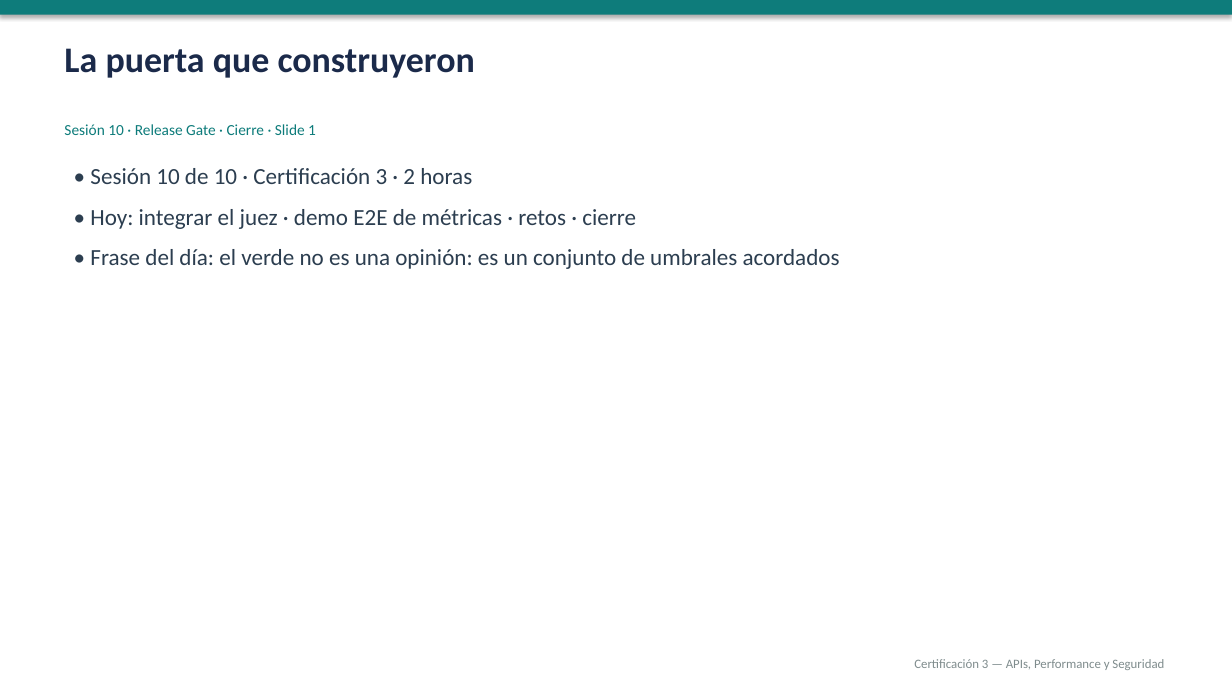
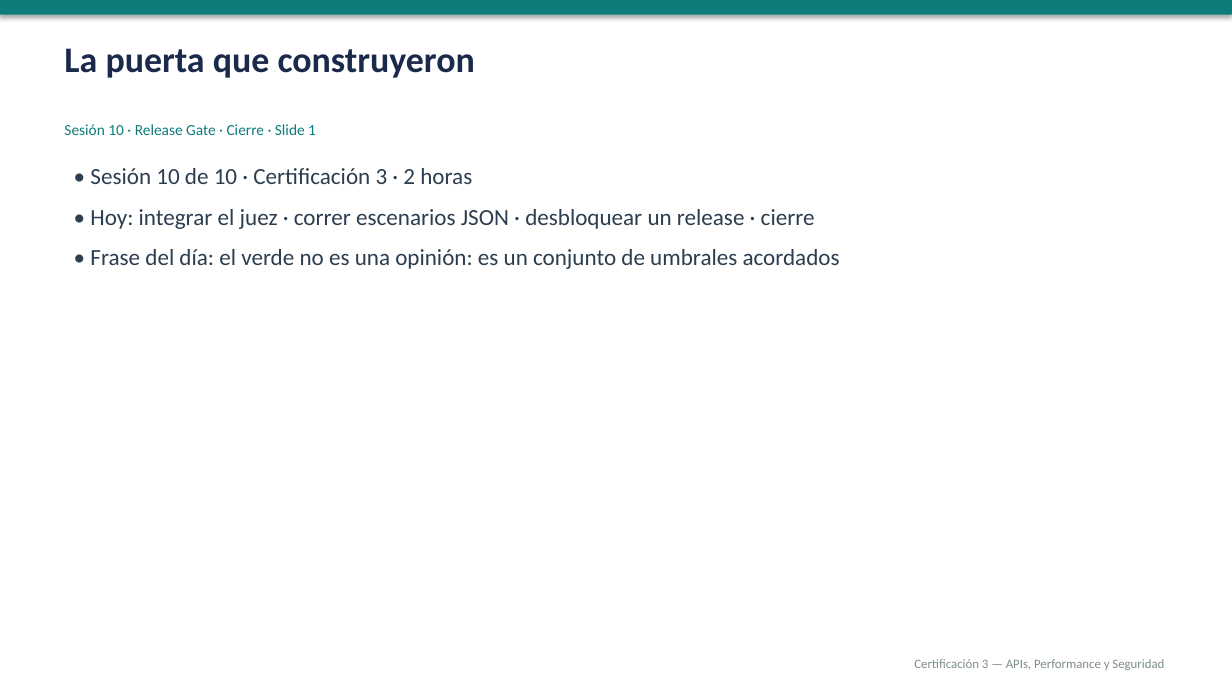
Before and after one commit to NelsonFlores1/Fork-curso_1, a slide deck: slide 1 of sesiones/sesion-10/sesion-10.pptx. Drawn at 1232x693 pixels with LibreOffice and Linux fonts; fonts in the diff are those of the drawing. Boxes give left, top, right and bottom in pixels: in the first picture for what was removed or moved away, otherwise in the second. Text is boxed around its words. In the diff, an @@ line names an element or a change of style, - is before the commit and + after.

```diff
--- a/sesiones/sesion-10/sesion-10.pptx
+++ b/sesiones/sesion-10/sesion-10.pptx
@@ text at [90,209,815,229]: text changed @@
-• Hoy: integrar el juez · demo E2E de métricas · retos · cierre
+• Hoy: integrar el juez · correr escenarios JSON · desbloquear un release · cierre
```
Also in this commit, not shown: 13 other slides changed, 4 slides added, 1 slide removed, 17 other files.
